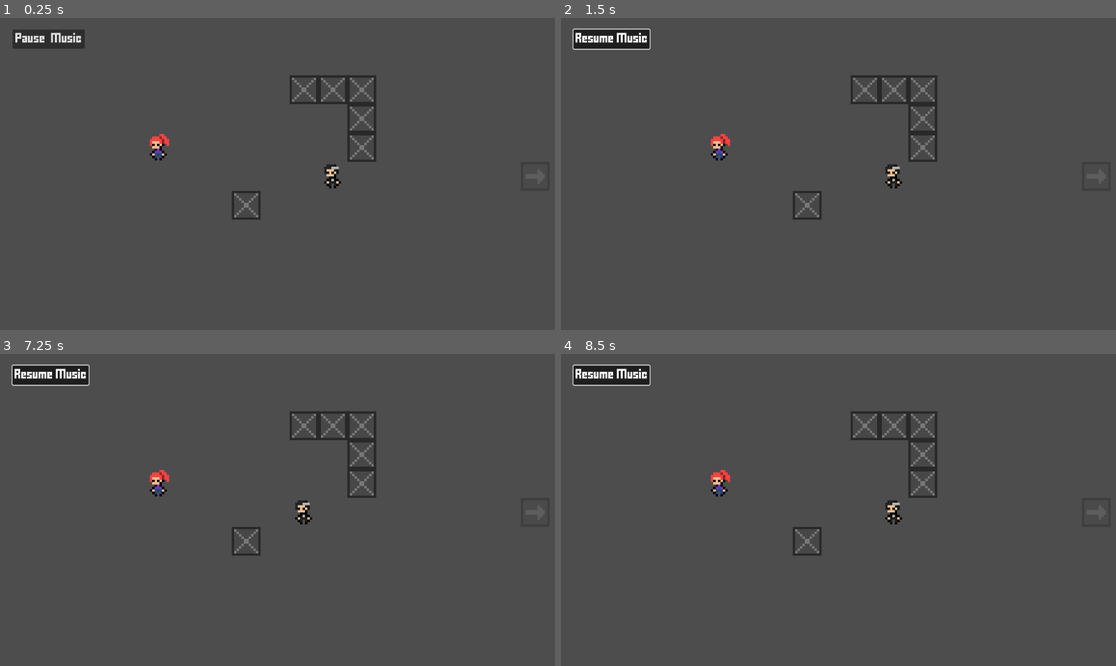
Above: before the commit, frames 1-4 (two rows, left to right).
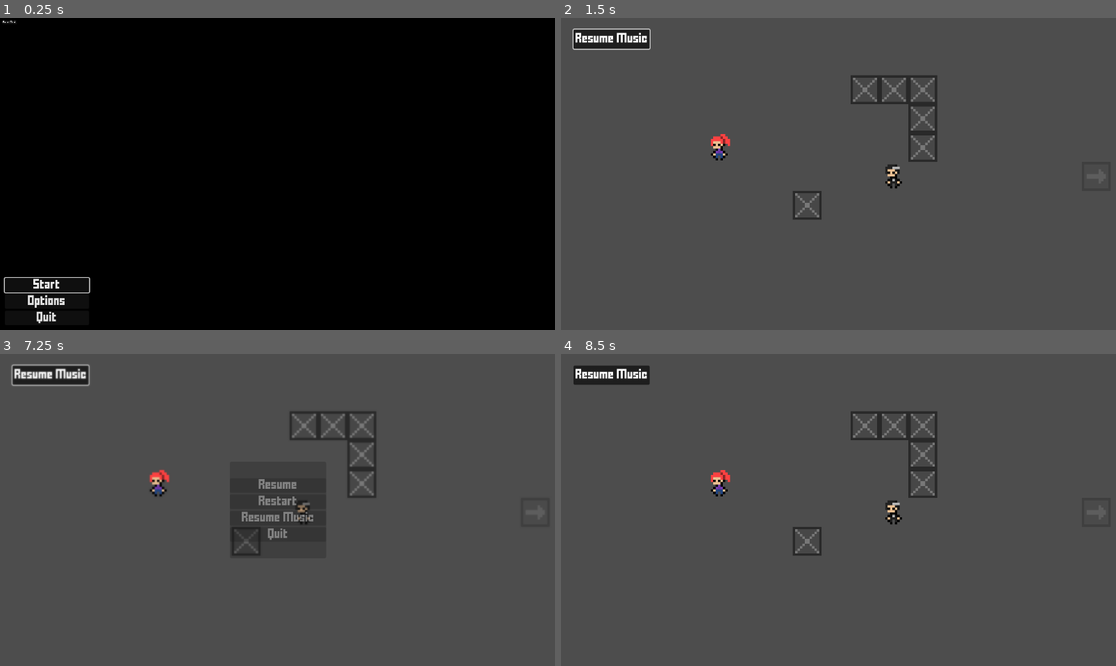
Above: after the commit, the same moments.

Repository: Wlaroos/Hallowed
Game: Godot game, scene res://Scenes/main_menu.tscn
The game is run twice, just before and just after one commit, with the same random seed, the same clock (stepped at 60 frames per second) and the same inputs. Before the commit the project starts from res://Scenes/MainLevel.tscn. Sound files missing from this copy of the repository are replaced by a short silence.
Inputs (mouse positions are in pixels of both pictures, inside the frame that each line leads up to):
- Up to frame 1 (0.25 s): no input
- Up to frame 2 (1.5 s): click (605, 286) at 0.5 s, where only the run after the commit has a clickable "Start"; click "Pause Music" at 1.25 s
- Up to frame 3 (7.25 s): click "Resume Music" at 2 s; click "Pause Music" at 2.75 s; hold E (advance_dialog) 3.53-4.28 s; hold W (move_up) 3.53-5.03 s; tap E (advance_dialog) at 4.35, 5.85 s; hold E (advance_dialog) 5.03-5.78 s; hold A (move_left) 5.03-6.53 s; hold S (move_down) from 6.53 s (still down); hold E (advance_dialog) from 6.53 s (still down); tap P (pause, bound only after the commit) at 7.15 s
- Up to frame 4 (8.5 s): release S (move_down) at 7.25 s; release E (advance_dialog) at 7.25 s; click (838, 485) at 7.25 s, where only the run after the commit has a clickable "Resume"; hold D (move_right) from 8.03 s (still down); tap E (advance_dialog) at 8.1 s

The runs differ from the first frame. In frame 1, 100% of the frame differs, in the area x 0-100%, y 0-100%; in frame 2, nothing differs; in frame 3, 1.1%; in frame 4, 0.2%.

Commit message:
Main Menu and Pause Menu

Diff:
--- a/Scenes/MainLevel.tscn
+++ b/Scenes/MainLevel.tscn
@@ -1,10 +1,11 @@
-[gd_scene load_steps=7 format=3 uid="uid://c75xc7lyjdxuo"]
+[gd_scene load_steps=8 format=3 uid="uid://c75xc7lyjdxuo"]
 
 [ext_resource type="PackedScene" uid="uid://c81jkxgtkpntt" path="res://player.tscn" id="1_jq6gy"]
 [ext_resource type="PackedScene" uid="uid://cwkjfkl1ydpmu" path="res://tile_map_layer.tscn" id="2_o3cl4"]
 [ext_resource type="PackedScene" uid="uid://bgpmgvn324q8y" path="res://NPC.tscn" id="4_ri6rb"]
 [ext_resource type="PackedScene" uid="uid://uf70rg2qgd3i" path="res://box.tscn" id="4_rlx2o"]
 [ext_resource type="PackedScene" uid="uid://cs0748v1rfxo5" path="res://Singletons/InteractionManager.tscn" id="5_ri6rb"]
+[ext_resource type="PackedScene" uid="uid://bhrlcdmrybkef" path="res://pause_menu.tscn" id="7_0e82a"]
 [ext_resource type="PackedScene" uid="uid://ch2b5oxf0u353" path="res://arrow_box.tscn" id="12_ivlct"]
 
 [node name="Level" type="Node2D"]
@@ -46,3 +47,7 @@
 [node name="Box7" parent="." instance=ExtResource("12_ivlct")]
 position = Vector2(222, 66)
 scene_path = "res://Scenes/Level2.tscn"
+
+[node name="CanvasLayer" type="CanvasLayer" parent="."]
+
+[node name="Pause Menu" parent="CanvasLayer" instance=ExtResource("7_0e82a")]
--- /dev/null
+++ b/Scenes/main_menu.gd
@@ -0,0 +1,21 @@
+extends Control
+
+
+# Called when the node enters the scene tree for the first time.
+func _ready() -> void:
+	$VBoxContainer/StartButton.grab_focus()
+
+
+# Called every frame. 'delta' is the elapsed time since the previous frame.
+func _process(delta: float) -> void:
+	pass
+
+
+func _on_start_button_pressed() -> void:
+	get_tree().change_scene_to_file("res://Scenes/MainLevel.tscn")
+
+func _on_options_button_pressed() -> void:
+	pass # Replace with function body.
+
+func _on_quit_button_pressed() -> void:
+	get_tree().quit()
--- /dev/null
+++ b/Scenes/main_menu.tscn
@@ -0,0 +1,57 @@
+[gd_scene load_steps=3 format=3 uid="uid://dgk84iuqce10s"]
+
+[ext_resource type="Script" uid="uid://ucjbi7or0l4m" path="res://Scenes/main_menu.gd" id="1_06t4h"]
+[ext_resource type="FontFile" uid="uid://gu1htgxoijdj" path="res://Fonts/FFFFORWA.TTF" id="2_48xlc"]
+
+[node name="MainMenu" type="Control"]
+layout_mode = 3
+anchors_preset = 15
+anchor_right = 1.0
+anchor_bottom = 1.0
+grow_horizontal = 2
+grow_vertical = 2
+script = ExtResource("1_06t4h")
+
+[node name="ColorRect" type="ColorRect" parent="."]
+layout_mode = 1
+anchors_preset = 15
+anchor_right = 1.0
+anchor_bottom = 1.0
+grow_horizontal = 2
+grow_vertical = 2
+color = Color(0, 0, 0, 1)
+
+[node name="VBoxContainer" type="VBoxContainer" parent="."]
+layout_mode = 1
+anchors_preset = 2
+anchor_top = 1.0
+anchor_bottom = 1.0
+offset_left = 10.0
+offset_top = -108.0
+offset_right = 185.0
+offset_bottom = -7.0
+grow_vertical = 0
+
+[node name="StartButton" type="Button" parent="VBoxContainer"]
+layout_mode = 2
+focus_neighbor_top = NodePath("../QuitButton")
+theme_override_fonts/font = ExtResource("2_48xlc")
+theme_override_font_sizes/font_size = 16
+text = "Start"
+
+[node name="OptionsButton" type="Button" parent="VBoxContainer"]
+layout_mode = 2
+theme_override_fonts/font = ExtResource("2_48xlc")
+theme_override_font_sizes/font_size = 16
+text = "Options"
+
+[node name="QuitButton" type="Button" parent="VBoxContainer"]
+layout_mode = 2
+focus_neighbor_bottom = NodePath("../StartButton")
+theme_override_fonts/font = ExtResource("2_48xlc")
+theme_override_font_sizes/font_size = 16
+text = "Quit"
+
+[connection signal="pressed" from="VBoxContainer/StartButton" to="." method="_on_start_button_pressed"]
+[connection signal="pressed" from="VBoxContainer/OptionsButton" to="." method="_on_options_button_pressed"]
+[connection signal="pressed" from="VBoxContainer/QuitButton" to="." method="_on_quit_button_pressed"]
--- a/Singletons/audio_manager.gd
+++ b/Singletons/audio_manager.gd
@@ -50,10 +50,6 @@
 	else:
 		music.play(music_pos)
 
-# -----------------------------------------------------------
-# SIGNAL CALLBACK
-# -----------------------------------------------------------
-
 func _on_pause_music_pressed() -> void:
 	is_paused = !is_paused
 	toggle_music_paused(is_paused)
--- /dev/null
+++ b/pause_menu.gd
@@ -0,0 +1,48 @@
+extends Control
+
+@onready var is_paused = false
+@onready var music_paused = false
+
+# Called when the node enters the scene tree for the first time.
+func _ready() -> void:
+	$AnimationPlayer.play("RESET")
+	hide()
+
+func _input(event: InputEvent) -> void:
+	if event.is_action_pressed("pause"):
+		toggle_pause()
+
+func toggle_pause() -> void:
+	change_text()
+	is_paused = !is_paused
+	get_tree().paused = is_paused
+
+	if is_paused:
+		show()
+		$AnimationPlayer.play("blur")
+	else:
+		$AnimationPlayer.play_backwards("blur")
+		await $AnimationPlayer.animation_finished
+		hide()
+
+func _on_resume_button_pressed() -> void:
+	toggle_pause()
+
+
+func _on_restart_button_pressed() -> void:
+	toggle_pause()
+	get_tree().reload_current_scene()
+
+
+func _on_pause_music_button_pressed() -> void:
+	AudioManager._on_pause_music_pressed()
+	change_text()
+
+func _on_quit_button_pressed() -> void:
+	get_tree().quit()
+
+func change_text():
+	if(AudioManager.is_paused):
+		$PanelContainer/VBoxContainer/PauseMusicButton.text = "Resume Music"
+	else:
+		$PanelContainer/VBoxContainer/PauseMusicButton.text = "Pause Music"
--- /dev/null
+++ b/pause_menu.gdshader
@@ -0,0 +1,18 @@
+shader_type canvas_item;
+uniform sampler2D SCREEN_TEXTURE: hint_screen_texture, filter_linear_mipmap;
+
+uniform float lod: hint_range(0.0, 5) = 0.0;
+
+void vertex() {
+	// Called for every vertex the material is visible on.
+}
+
+void fragment() {
+	vec4 color = texture(SCREEN_TEXTURE, SCREEN_UV, lod);
+	COLOR = color;
+}
+
+//void light() {
+//	// Called for every pixel for every light affecting the CanvasItem.
+//	// Uncomment to replace the default light processing function with this one.
+//}
--- /dev/null
+++ b/pause_menu.tscn
@@ -0,0 +1,139 @@
+[gd_scene load_steps=8 format=3 uid="uid://bhrlcdmrybkef"]
+
+[ext_resource type="Script" uid="uid://b85ofl64njf4o" path="res://pause_menu.gd" id="1_05uyy"]
+[ext_resource type="FontFile" uid="uid://gu1htgxoijdj" path="res://Fonts/FFFFORWA.TTF" id="1_hdmo1"]
+[ext_resource type="Shader" uid="uid://da34p2l5uuiyu" path="res://pause_menu.gdshader" id="1_nwcfo"]
+
+[sub_resource type="ShaderMaterial" id="ShaderMaterial_05uyy"]
+shader = ExtResource("1_nwcfo")
+shader_parameter/lod = 0.0
+
+[sub_resource type="Animation" id="Animation_p81d2"]
+resource_name = "blur"
+length = 0.15
+tracks/0/type = "value"
+tracks/0/imported = false
+tracks/0/enabled = true
+tracks/0/path = NodePath("ColorRect:material:shader_parameter/lod")
+tracks/0/interp = 1
+tracks/0/loop_wrap = true
+tracks/0/keys = {
+"times": PackedFloat32Array(0, 0.15),
+"transitions": PackedFloat32Array(1, 1),
+"update": 0,
+"values": [0.0, 1.330000063175]
+}
+tracks/1/type = "value"
+tracks/1/imported = false
+tracks/1/enabled = true
+tracks/1/path = NodePath("PanelContainer:modulate")
+tracks/1/interp = 1
+tracks/1/loop_wrap = true
+tracks/1/keys = {
+"times": PackedFloat32Array(0, 0.15),
+"transitions": PackedFloat32Array(1, 1),
+"update": 0,
+"values": [Color(1, 1, 1, 0), Color(1, 1, 1, 1)]
+}
+
+[sub_resource type="Animation" id="Animation_2nc7s"]
+length = 0.001
+tracks/0/type = "value"
+tracks/0/imported = false
+tracks/0/enabled = true
+tracks/0/path = NodePath("ColorRect:material:shader_parameter/lod")
+tracks/0/interp = 1
+tracks/0/loop_wrap = true
+tracks/0/keys = {
+"times": PackedFloat32Array(0),
+"transitions": PackedFloat32Array(1),
+"update": 0,
+"values": [0.0]
+}
+tracks/1/type = "value"
+tracks/1/imported = false
+tracks/1/enabled = true
+tracks/1/path = NodePath("PanelContainer:modulate")
+tracks/1/interp = 1
+tracks/1/loop_wrap = true
+tracks/1/keys = {
+"times": PackedFloat32Array(0),
+"transitions": PackedFloat32Array(1),
+"update": 0,
+"values": [Color(1, 1, 1, 0)]
+}
+
+[sub_resource type="AnimationLibrary" id="AnimationLibrary_d3xb4"]
+_data = {
+&"RESET": SubResource("Animation_2nc7s"),
+&"blur": SubResource("Animation_p81d2")
+}
+
+[node name="Pause Menu" type="Control"]
+process_mode = 3
+layout_mode = 3
+anchors_preset = 0
+script = ExtResource("1_05uyy")
+
+[node name="ColorRect" type="ColorRect" parent="."]
+material = SubResource("ShaderMaterial_05uyy")
+layout_mode = 1
+offset_right = 1152.0
+offset_bottom = 648.0
+color = Color(0, 0, 0, 0.39215687)
+
+[node name="PanelContainer" type="PanelContainer" parent="."]
+modulate = Color(1, 1, 1, 0)
+layout_mode = 1
+anchors_preset = 8
+anchor_left = 0.5
+anchor_top = 0.5
+anchor_right = 0.5
+anchor_bottom = 0.5
+offset_left = 477.0
+offset_top = 224.0
+offset_right = 677.0
+offset_bottom = 424.0
+grow_horizontal = 2
+grow_vertical = 2
+
+[node name="VBoxContainer" type="VBoxContainer" parent="PanelContainer"]
+layout_mode = 2
+size_flags_vertical = 4
+alignment = 1
+
+[node name="ResumeButton" type="Button" parent="PanelContainer/VBoxContainer"]
+layout_mode = 2
+focus_neighbor_top = NodePath("../QuitButton")
+theme_override_fonts/font = ExtResource("1_hdmo1")
+theme_override_font_sizes/font_size = 16
+text = "Resume"
+
+[node name="RestartButton" type="Button" parent="PanelContainer/VBoxContainer"]
+layout_mode = 2
+theme_override_fonts/font = ExtResource("1_hdmo1")
+theme_override_font_sizes/font_size = 16
+text = "Restart"
+
+[node name="PauseMusicButton" type="Button" parent="PanelContainer/VBoxContainer"]
+layout_mode = 2
+theme_override_fonts/font = ExtResource("1_hdmo1")
+theme_override_font_sizes/font_size = 16
+text = "Pause Music"
+
+[node name="QuitButton" type="Button" parent="PanelContainer/VBoxContainer"]
+layout_mode = 2
+focus_neighbor_bottom = NodePath("../ResumeButton")
+theme_override_fonts/font = ExtResource("1_hdmo1")
+theme_override_font_sizes/font_size = 16
+text = "Quit"
+
+[node name="AnimationPlayer" type="AnimationPlayer" parent="."]
+libraries = {
+&"": SubResource("AnimationLibrary_d3xb4")
+}
+
+[connection signal="pressed" from="PanelContainer/VBoxContainer/ResumeButton" to="." method="_on_resume_button_pressed"]
+[connection signal="pressed" from="PanelContainer/VBoxContainer/RestartButton" to="." method="_on_restart_button_pressed"]
+[connection signal="pressed" from="PanelContainer/VBoxContainer/PauseMusicButton" to="." method="_on_pause_music_button_pressed"]
+[connection signal="pressed" from="PanelContainer/VBoxContainer/QuitButton" to="." method="_on_quit_button_pressed"]
--- a/project.godot
+++ b/project.godot
@@ -11,7 +11,7 @@
 [application]
 
 config/name="Hallowed"
-run/main_scene="uid://c75xc7lyjdxuo"
+run/main_scene="uid://dgk84iuqce10s"
 config/features=PackedStringArray("4.5", "Forward Plus")
 config/icon="res://icon.svg"
 
@@ -64,6 +64,16 @@
 , Object(InputEventMouseButton,"resource_local_to_scene":false,"resource_name":"","device":-1,"window_id":0,"alt_presse …(244 unchanged characters)…
 ]
 }
+escape={
+"deadzone": 0.2,
+"events": [Object(InputEventKey,"resource_local_to_scene":false,"resource_name":"","device":-1,"window_id":0,"alt_pressed":false,"shift_pressed":false,"ctrl_pressed":false,"meta_pressed":false,"pressed":false,"keycode":0,"physical_keycode":4194305,"key_label":0,"unicode":0,"location":0,"echo":false,"script":null)
+]
+}
+pause={
+"deadzone": 0.2,
+"events": [Object(InputEventKey,"resource_local_to_scene":false,"resource_name":"","device":-1,"window_id":0,"alt_pressed":false,"shift_pressed":false,"ctrl_pressed":false,"meta_pressed":false,"pressed":false,"keycode":0,"physical_keycode":80,"key_label":0,"unicode":112,"location":0,"echo":false,"script":null)
+]
+}
 
 [layer_names]
 
Not shown, added: Scenes/main_menu.gd.uid
Not shown, added: pause_menu.gd.uid
Not shown, added: pause_menu.gdshader.uid
